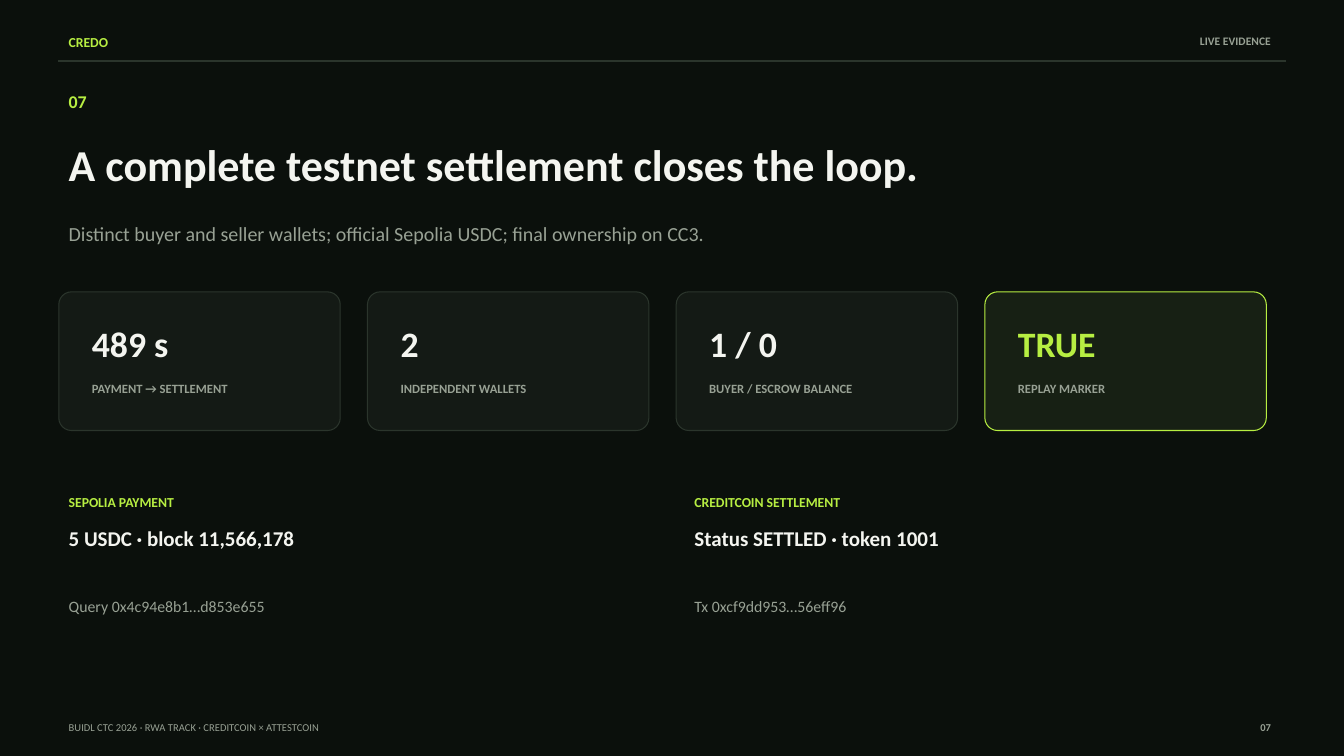
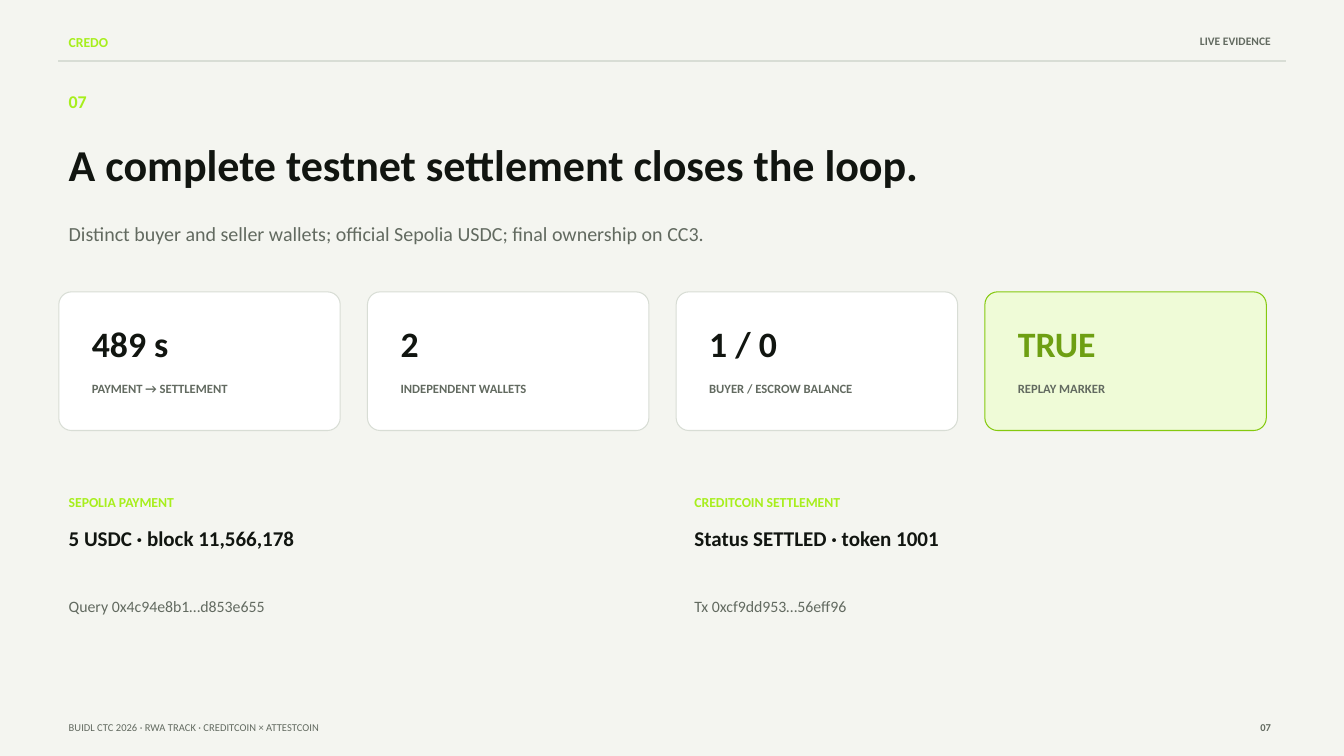
Before and after one commit to envexx/credo-settlement-rwa, a slide deck: slide 7 of docs/submission/credo-deck-professional.pptx. Drawn at 1344x756 pixels with LibreOffice and Linux fonts; fonts in the diff are those of the drawing. Boxes give left, top, right and bottom in pixels: in the first picture for what was removed or moved away, otherwise in the second. Text is boxed around its words. In the diff, an @@ line names an element or a change of style, - is before the commit and + after.

Commit message:
docs: align Credo deck with live brand palette

```diff
--- a/docs/submission/credo-deck-professional.pptx
+++ b/docs/submission/credo-deck-professional.pptx
@@ background #0B100C to #F4F5F0 @@
@@ rectangle at (58,60,1286,62): fill #2B352C to #D8DDD5; outline #2B352C 0 pt to #D8DDD5 0 pt @@
@@ fill #141A15 to #FFFFFF; outline #2B352C 0.75 pt to #D8DDD5 0.75 pt in 3 elements at (58,292,340,432), (368,292,649,432), (677,292,958,432) @@
@@ rounded rectangle at (985,292,1266,432): fill #172014 to #EFFBD7; outline #B7EE42 0.75 pt to #85C90F 0.75 pt @@
@@ text "TRUE" at (1018,334,1096,358): text colour #B7EE42 to #6E9F12 @@
@@ text colour #B7EE42 to #A7EF1C in 4 elements at (69,38,108,47), (69,96,87,108), (69,498,174,507), (694,498,840,507) @@
@@ text colour #F4F5F0 to #111510 in 6 elements at (69,150,918,188), (92,332,168,358), (401,333,419,357), (709,333,777,358), (69,531,294,549), (694,531,938,546) @@
@@ text colour #98A194 to #626A60 in 10 elements at (1200,37,1271,45), (69,227,703,244), (92,385,228,393), (401,385,526,393), (709,384,853,393), (1018,385,1105,393), (69,601,265,615), (694,601,846,612), (69,724,319,731), (1260,724,1271,731) @@
```
Also in this commit, not shown: 11 other slides changed, 1 other file.
